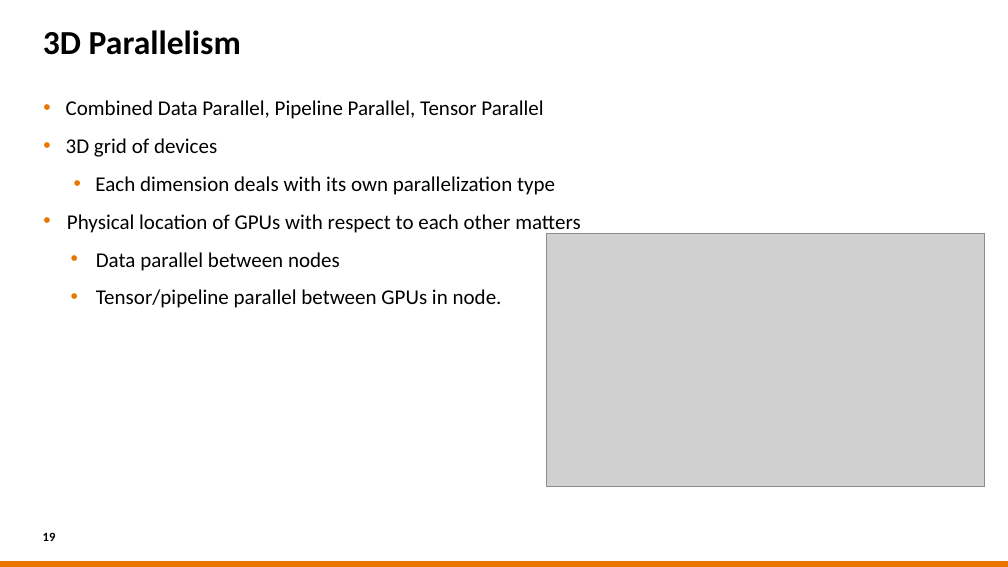
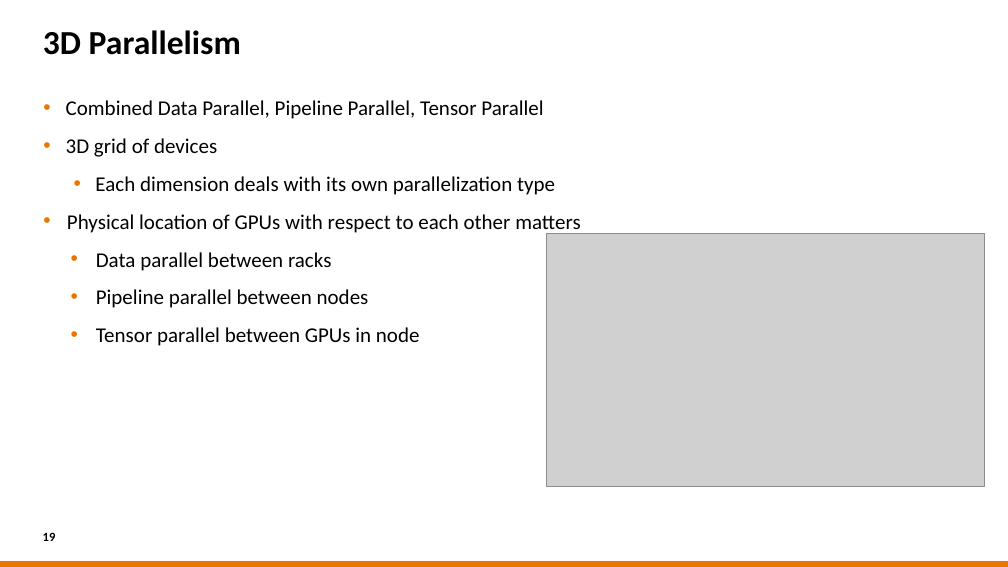
Before and after one commit to sara-nl/HPML-course-materials, a slide deck: slide 19 of Day2/slides/Parallel_Computing_for_DL.pptx. Drawn at 1008x567 pixels with LibreOffice and Linux fonts; fonts in the diff are those of the drawing; grey boxes stand for pictures; background and template pictures are left out. Boxes give left, top, right and bottom in pixels: in the first picture for what was removed or moved away, otherwise in the second. Text is boxed around its words. In the diff, an @@ line names an element or a change of style, - is before the commit and + after.

```diff
--- a/Day2/slides/Parallel_Computing_for_DL.pptx
+++ b/Day2/slides/Parallel_Computing_for_DL.pptx
@@ text at box(96, 252, 420, 346): text changed @@
-• Data parallel between nodes
-• Tensor/pipeline parallel between GPUs in node.
+• Data parallel between racks
+• Pipeline parallel between nodes
+• Tensor parallel between GPUs in node
```
Also in this commit, not shown: 7 slides added, 1 slide removed, 3 other files.
